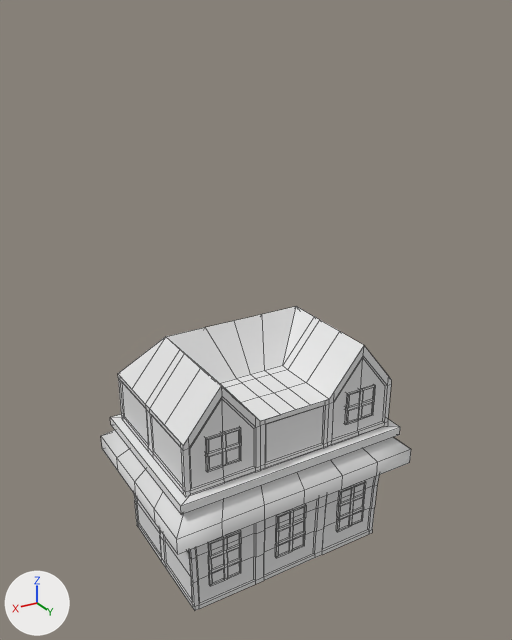
Before and after pictures for a commit that changed the FBX model CrowUnitySouces/Assets/Resources/Buildings/Models/City_Top_0.fbx.
Rendered twice from a camera (50 mm lens) standing at (707.0, 1190.0, 1144.0) and looking at (-3.0, 5.0, 552.0). The lights are fixed; the arrows at lower left show +X, +Y and +Z. Mesh edges are drawn as thin lines. Where no turn or scale is listed for an object, it has been applied to the vertices. Vertices at the same position are counted once.

In view in the first picture: 'buildingB_Top'.
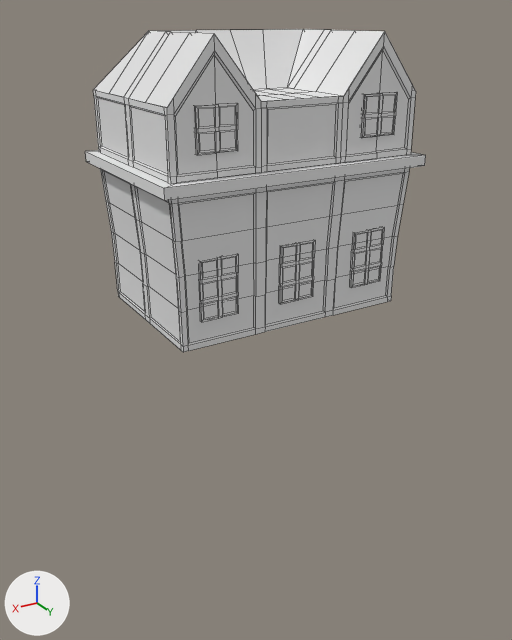
Location of each change, [x1, y1, x2, y2] in pixels of the pictures (512 x 640 px):
'buildingB_Top', reshaped, moved (10% wider): before [101, 306, 411, 611]; after [85, 29, 426, 352]
part 1 of me_cube_022, deleted: before [101, 430, 411, 554]

Diff of the bpy script that builds the scene:
```diff
--- a/CrowUnitySouces/Assets/Resources/Buildings/Models/City_Top_0.fbx.py
+++ b/CrowUnitySouces/Assets/Resources/Buildings/Models/City_Top_0.fbx.py
@@ me_cube_022 @@
 me_cube_022.from_pydata(...)  # 912 vertices, 799 faces; spans x -290.0..290.0, y -207.0..207.0, z 0.0..519.0
 # used by ob_buildingb_top; location = (0.0, 0.0, 0.0)
+# me_cube_022 part 1: the loose piece of 60 vertices spanning x -290.0..290.0, y -207.0..207.0, z 210.0..280.0 is deleted
 me_cube_022.materials.append(mat_material)
@@ ob_buildingb_top @@
 ob_buildingb_top = bpy.data.objects.new('buildingB_Top', me_cube_022)
-ob_buildingb_top.location = (0.0, 0.0, 0.0)
+ob_buildingb_top.location = (0.0, 0.0, 600.0)
```
